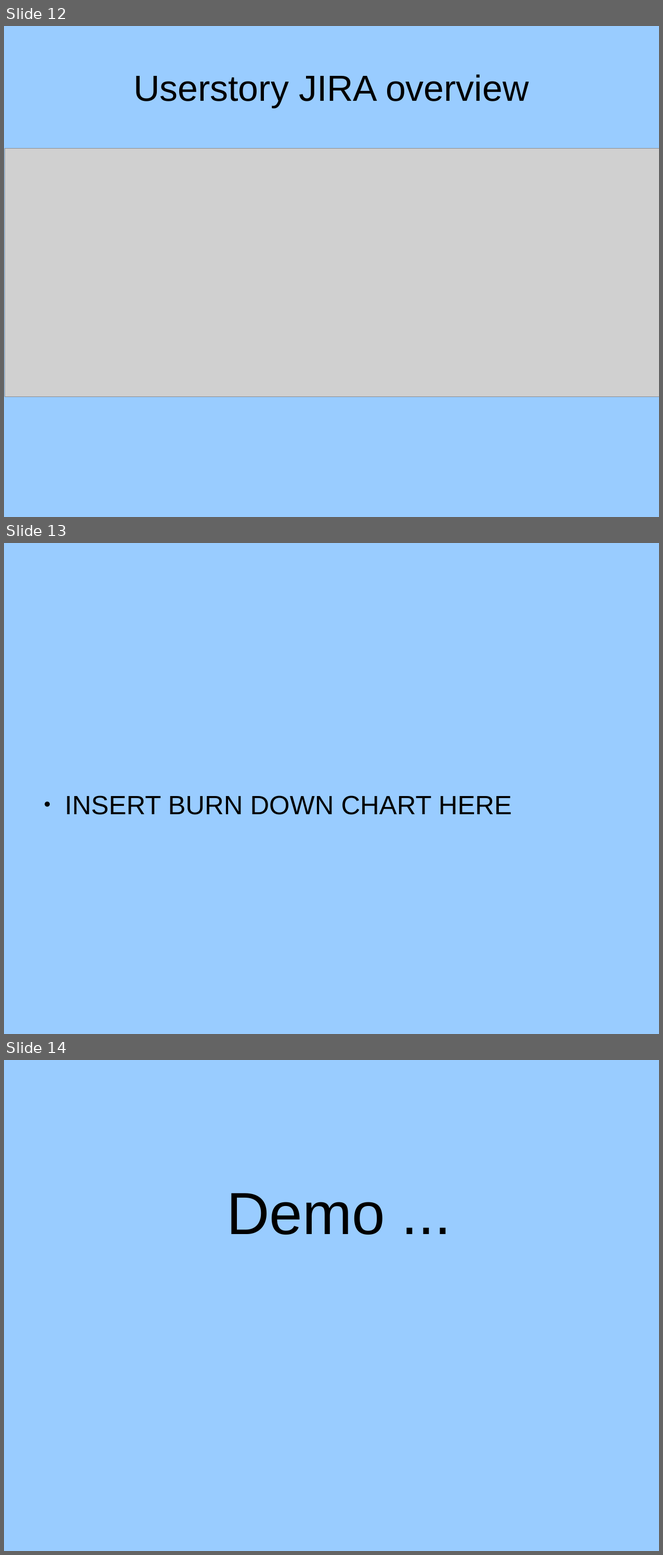
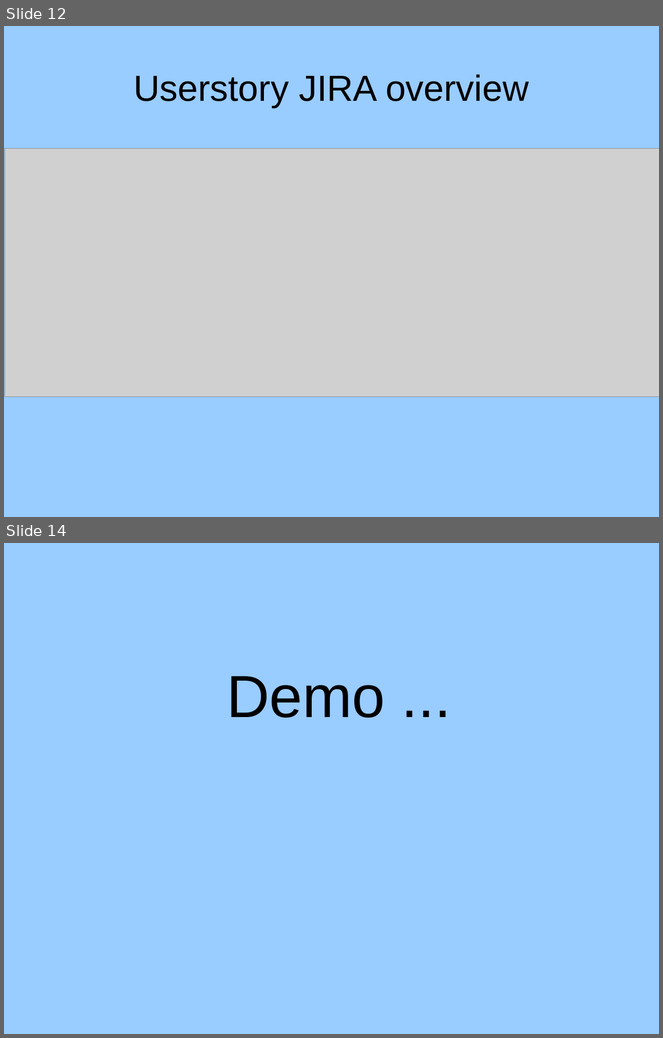
Before and after one commit to rednanor/GroupProject, a slide deck: Documentation/Group5presentation.odp. Shown one above the other, each under a label of ours: slides 12, 13 and 14 before the commit, slides 12 and 14 after it; the slides between them are not shown. The pictures are 663x1555 and 663x1038 pixels, drawn with LibreOffice and Linux fonts; fonts in the diff are those of the drawing; grey boxes stand for pictures; background and template pictures are left out. Boxes give left, top, right and bottom in pixels: in the first picture for what was removed or moved away, otherwise in the second. Text is boxed around its words. In the diff, an @@ line names an element or a change of style, - is before the commit and + after.

```diff
--- a/Documentation/Group5presentation.odp
+++ b/Documentation/Group5presentation.odp
@@ slide 13 removed at (x1=4, y1=543, x2=659, y2=1034), background #99CCFF @@
@@ text removed at (x1=65, y1=796, x2=512, y2=815) @@
-● INSERT BURN DOWN CHART HERE
```
Also in this commit, not shown: 1 slide changed, 1 slide added, 2 other files.
